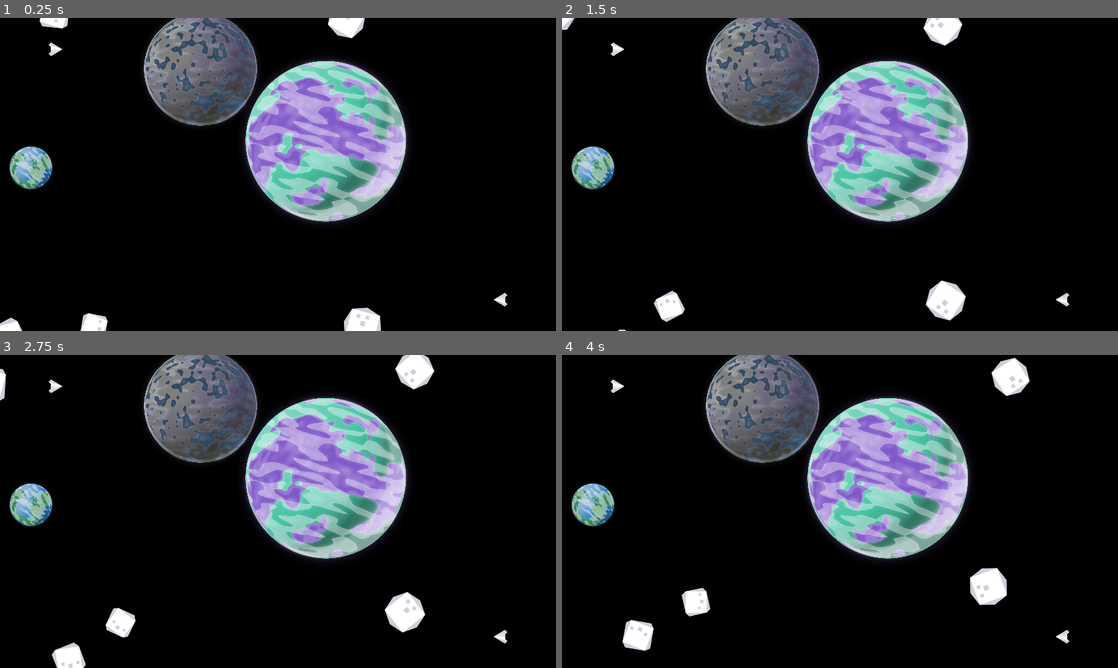
Above: before the commit, frames 1-4 (two rows, left to right).
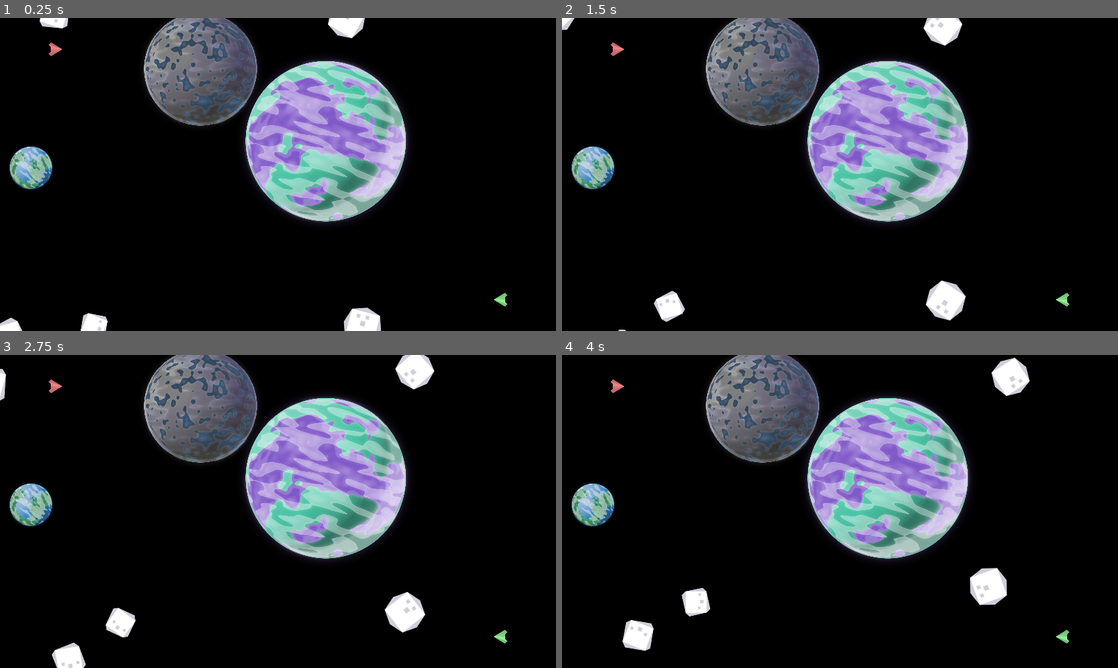
Above: after the commit, the same moments.

Repository: Teeohbee/CelestialMeadow
Game: Godot game, scene res://main.tscn
The game is run twice, just before and just after one commit, with the same random seed, the same clock (stepped at 60 frames per second) and the same inputs.
Inputs:
- Up to frame 1 (0.25 s): no input
- Up to frame 2 (1.5 s): no input
- Up to frame 3 (2.75 s): no input
- Up to frame 4 (4 s): no input

The runs differ from the first frame. In frame 1, 0.1% of the frame differs, in the area x 8-92%, y 7-93%; in frame 2, 0.1%; in frame 3, 0.1%; in frame 4, 0.1%.

Commit message:
Players now have individual coloured ships

Diff:
--- a/player.gd
+++ b/player.gd
@@ -13,6 +13,7 @@
 func _ready():
 	screen_size = get_viewport_rect().size
 	position = screen_size * starting_position
+	set_ship_colour()
 	if starting_position > 0.5:
 		rotation_degrees = 180
 
@@ -49,6 +50,10 @@
 	$LaserSound.play()
 	bullet.start($Muzzle.global_transform, player_number)
 
+func set_ship_colour():
+	var player_colours = [Color.LIGHT_CORAL, Color.LIGHT_GREEN]
+	$Ship.set_self_modulate(player_colours[player_number])
+
 func destroy():
 	$CollisionShape2D.set_deferred("disabled", true)
 	$Ship.hide()
